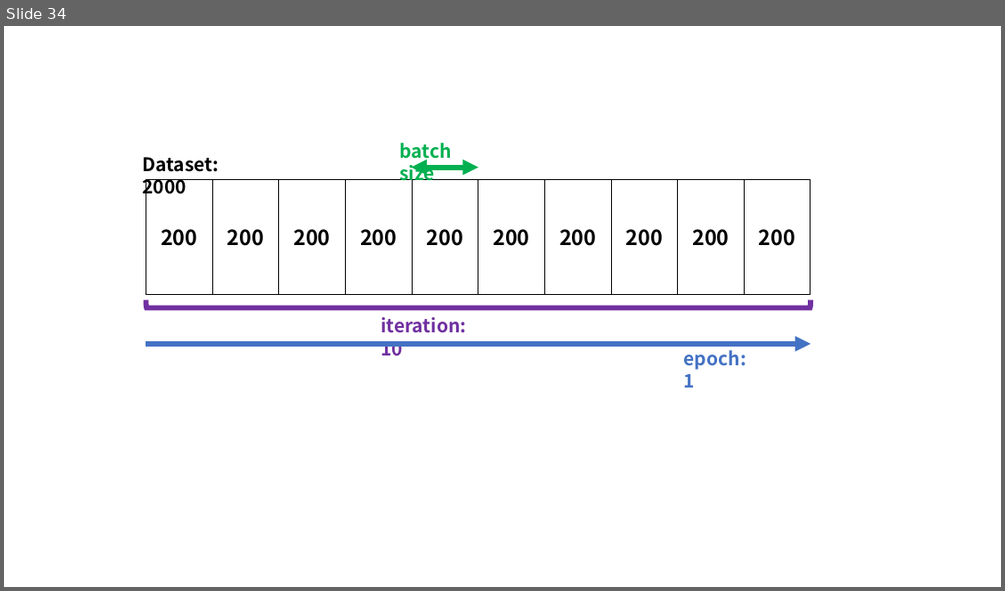
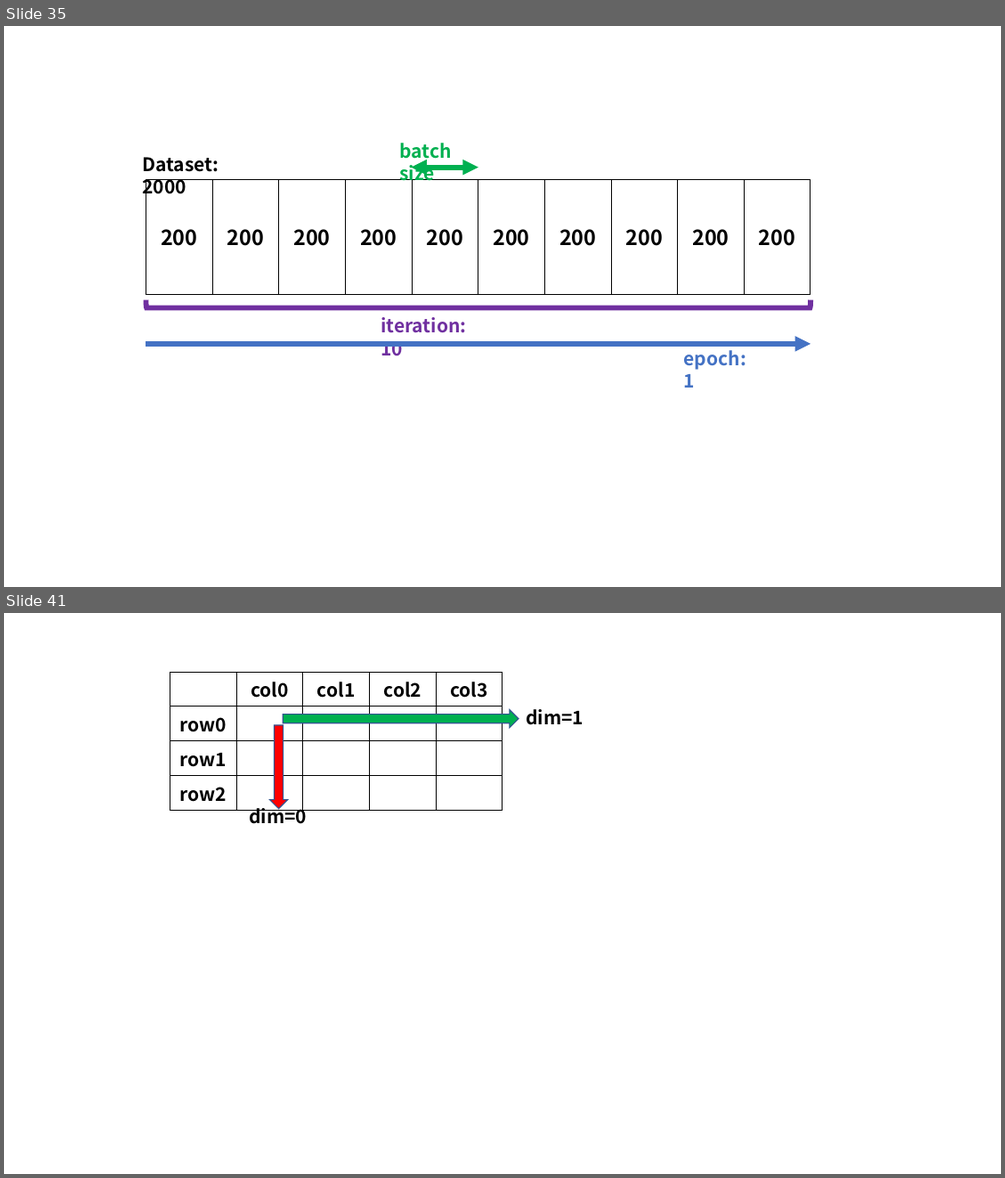
Before and after one commit to doalongwith/Pytorch, a slide deck: Pytorch_Image.pptx. Shown one above the other, each under a label of ours: slide 34 before the commit, slides 35 and 41 after it; the slides between them are not shown. The pictures are 1005x591 and 1005x1178 pixels, drawn with LibreOffice and Linux fonts; fonts in the diff are those of the drawing. Boxes give left, top, right and bottom in pixels: in the first picture for what was removed or moved away, otherwise in the second. Text is boxed around its words. In the diff, an @@ line names an element or a change of style, - is before the commit and + after.

```diff
--- a/Pytorch_Image.pptx
+++ b/Pytorch_Image.pptx
@@ slide 41 added at (4, 613, 1001, 1174), background #FFFFFF @@
@@ table added at (170, 672, 502, 805), 4 rows, 5 columns @@
+ | col0 | col1 | col2 | col3
+row0 |  |  |  | 
+row1 |  |  |  | 
+row2 |  |  |  | 
@@ right arrow added at (283, 709, 518, 728), fill #00B050, outline #325491 1 pt @@
@@ text added at (526, 709, 583, 725), 18 pt, text #000000, bold @@
+dim=1
@@ down arrow added at (269, 725, 287, 809), fill #FF0000, outline #325491 1 pt @@
@@ text added at (249, 804, 307, 824), 18 pt, text #000000, bold @@
+dim=0
@@ what was slide 34 is now slide 35 @@
```
Also in this commit, not shown: 2 slides changed, 42 other slides added, 28 other files.
